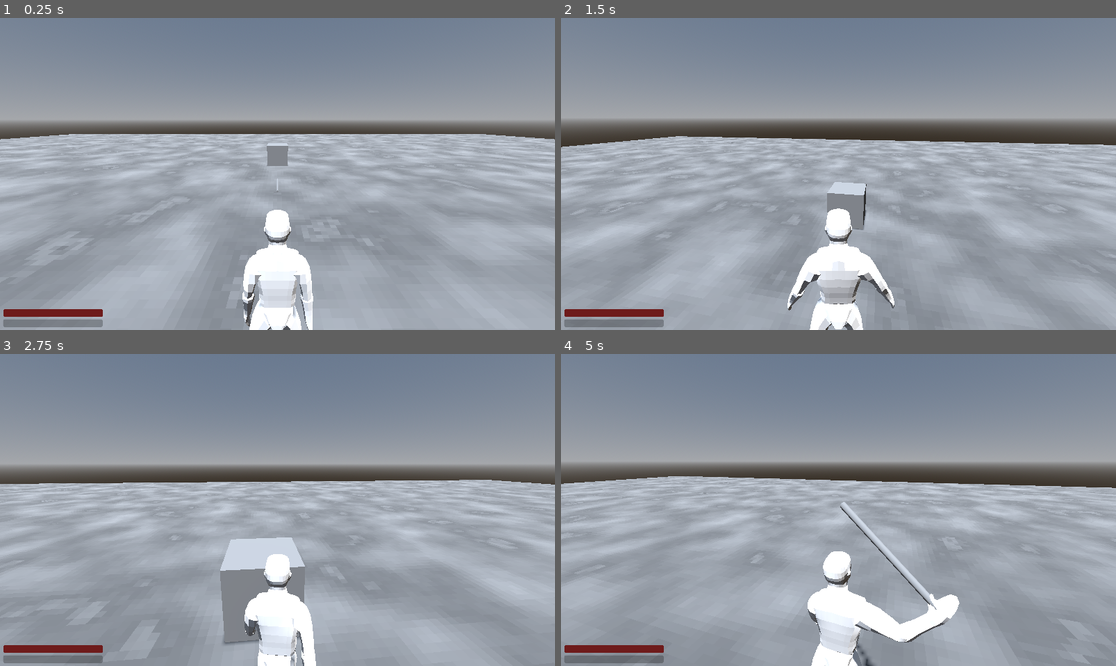
Above: before the commit, frames 1-4 (two rows, left to right).
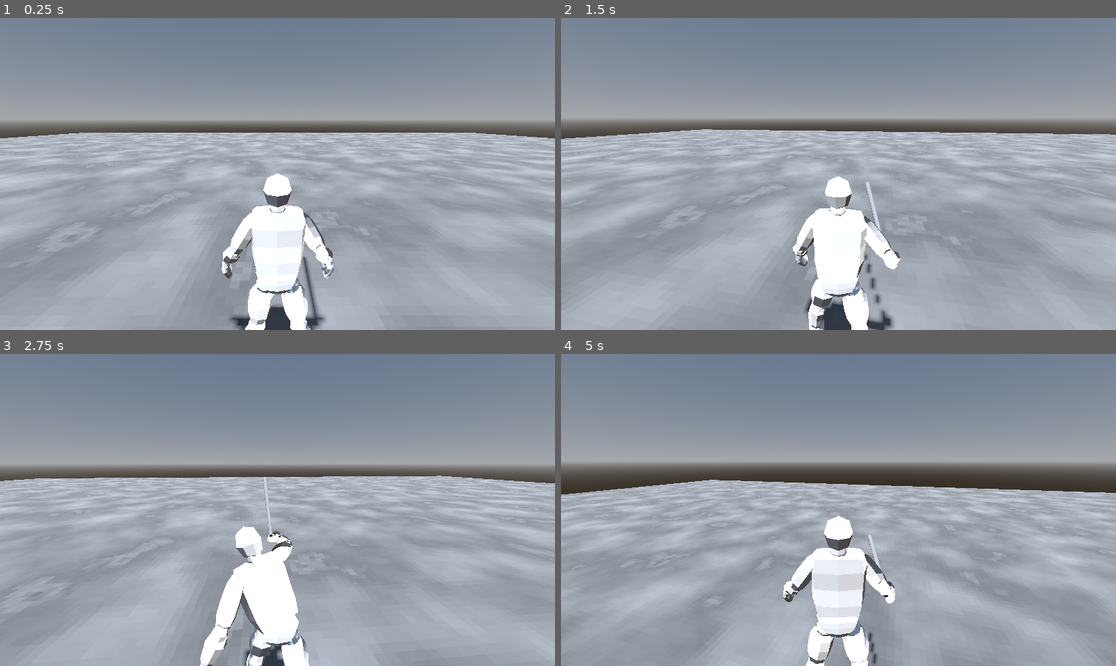
Above: after the commit, the same moments.

Repository: userext122021/godot_rpg_project
Game: Godot game, scene res://main.tscn
The game is run twice, just before and just after one commit, with the same random seed, the same clock (stepped at 60 frames per second) and the same inputs.
Inputs (mouse positions are in pixels of both pictures, inside the frame that each line leads up to):
- Up to frame 1 (0.25 s): no input
- Up to frame 2 (1.5 s): tap Enter at 0.5 s; move the mouse to (866, 174) at 0.52 s; press the mouse at (866, 174) at 0.53 s; hold W (move_forward) from 0.53 s (still down); tap Space (jump) at 0.77 s; move the mouse to (810, 174) at 1.27 s; release the mouse at (810, 174) at 1.28 s; click (810, 174) at 1.35 s
- Up to frame 3 (2.75 s): keep holding W (move_forward); tap Space (jump) at 1.52 s; move the mouse to (288, 503) at 2.02 s; hold Right mouse button (block) from 2.03 s (still down); click (288, 503) at 2.3 s
- Up to frame 4 (5 s): keep holding W (move_forward); move the mouse to (832, 516) at 2.77 s; release Right mouse button (block) at 2.78 s; tap E (interact) at 2.85 s; tap Space (jump) at 3.02, 3.77, 4.52 s; click (832, 516) at 3.05 s; move the mouse to (877, 513) at 3.52 s; press the mouse at (877, 513) at 3.53 s; tap 1 (item_1) at 3.6 s; move the mouse to (794, 506) at 4.27 s; release the mouse at (794, 506) at 4.28 s; tap Shift (run) at 4.35 s; click (794, 506) at 4.55 s

The runs differ from the first frame. In frame 1, 8.6% of the frame differs, in the area x 0-100%, y 36-100%; in frame 2, 17%, in the area x 0-100%, y 35-100%; in frame 3, 17%; in frame 4, 16%.

Commit message:
тестирую анимации test_animation2

Diff:
--- a/core/entities/base_entity.gd
+++ b/core/entities/base_entity.gd
@@ -13,7 +13,7 @@
 @export var hp:float=20
 @export var max_hp:float=20
 @export var regen_hp_per_second:float=1.0
-@export var current_weapon:BaseWeapon
+@export var default_weapon:BaseWeapon
 #@export var detection_radius:float=10.0
 @export var friction:float=100
 @export var knockingback_interval:float=0.2
@@ -21,6 +21,7 @@
 @export var weapon_marker:Node3D
 @export var mass:float=60
 
+var current_weapon:BaseWeapon
 var is_knockingback:bool=false
 var knockback_timer:float=0
 var is_attacking:bool=false
@@ -104,8 +105,9 @@
 func _ready() -> void:
 	#var shape:CylinderShape3D=$Area3D/CollisionShape3D.shape
 	#shape.radius=detection_radius
-	if current_weapon:
-		set_current_weapon(current_weapon)
+	if default_weapon:
+		#set_current_weapon(default_weapon)
+		current_weapon=default_weapon
 	print("DEBUG: entity init")
 
 func calculate_damage(damage:float,damage_type:String) -> float:
@@ -197,6 +199,9 @@
 		return
 	current_weapon=w
 	current_weapon.owner_body=self
+	if current_weapon.get_parent():
+		current_weapon.get_parent().remove_child(current_weapon)
+
 	if weapon_marker:
 		weapon_marker.add_child(current_weapon)
 	else:
--- a/main.tscn
+++ b/main.tscn
@@ -1,7 +1,7 @@
 [gd_scene load_steps=2 format=3 uid="uid://dvvaed3c54v03"]
 
-[ext_resource type="PackedScene" uid="uid://ddiovva0jgiuw" path="res://test/test_minimal_rpg/test_minimal_rpg.tscn" id="1_ig7tw"]
+[ext_resource type="PackedScene" uid="uid://cpu814du2qtm2" path="res://test/test_animation/test_animation2/test_animation_2.tscn" id="1_ig7tw"]
 
 [node name="Main" type="Node"]
 
-[node name="TestMinimalRpg" parent="." instance=ExtResource("1_ig7tw")]
+[node name="TestAnimation2" parent="." instance=ExtResource("1_ig7tw")]
--- /dev/null
+++ b/test/test_animation/test_animation2/test_animation_2.tscn
@@ -0,0 +1,8 @@
+[gd_scene load_steps=3 format=3 uid="uid://cpu814du2qtm2"]
+
+[ext_resource type="PackedScene" uid="uid://6hs4q7gqlkvo" path="res://test/base_test_scene/base_test_scene.tscn" id="1_mwlci"]
+[ext_resource type="PackedScene" uid="uid://bs064i8kkdhyh" path="res://test/test_animation/test_animation2/test_player.tscn" id="2_t406n"]
+
+[node name="TestAnimation2" instance=ExtResource("1_mwlci")]
+
+[node name="TestPlayer" parent="." index="3" instance=ExtResource("2_t406n")]
--- /dev/null
+++ b/test/test_animation/test_animation2/test_melee_weapon.tscn
@@ -0,0 +1,8 @@
+[gd_scene load_steps=2 format=3 uid="uid://befstc37pttav"]
+
+[ext_resource type="PackedScene" uid="uid://dsxs2cqbrc6me" path="res://test/base_test_scene/weapon/test_club.tscn" id="1_leyyc"]
+
+[node name="TestMeleeWeapon" instance=ExtResource("1_leyyc")]
+preparing_interval = 0.36
+attacking_interval = 0.14
+cooldown_interval = 0.3
--- /dev/null
+++ b/test/test_animation/test_animation2/test_player.tscn
@@ -0,0 +1,86 @@
+[gd_scene load_steps=4 format=3 uid="uid://bs064i8kkdhyh"]
+
+[ext_resource type="PackedScene" uid="uid://nfkq1v6rhxve" path="res://core/entities/base_player/base_player.tscn" id="1_y5g44"]
+[ext_resource type="PackedScene" uid="uid://drqdse65ed7e3" path="res://assets/models/animated_base_human_heroic/animated_low_poly_heroic_base_human.glb" id="2_j3q5i"]
+[ext_resource type="PackedScene" uid="uid://befstc37pttav" path="res://test/test_animation/test_animation2/test_melee_weapon.tscn" id="3_6wkv5"]
+
+[node name="TestPlayer" node_paths=PackedStringArray("default_weapon", "animation_player") instance=ExtResource("1_y5g44")]
+default_weapon = NodePath("animated_low_poly_heroic_base_human/Armature/Skeleton3D/hand_r/weapon_marker/TestMeleeWeapon")
+animation_player = NodePath("animated_low_poly_heroic_base_human/AnimationPlayer")
+
+[node name="MeshInstance3D" parent="." index="1"]
+visible = false
+
+[node name="animated_low_poly_heroic_base_human" parent="." index="6" instance=ExtResource("2_j3q5i")]
+transform = Transform3D(-1, 0, 8.742278e-08, 0, 1, 0, -8.742278e-08, 0, -1, 0, 0, 0)
+
+[node name="Skeleton3D" parent="animated_low_poly_heroic_base_human/Armature" index="0"]
+bones/0/position = Vector3(0, 0.79, 0)
+bones/1/rotation = Quaternion(0.08715574, 1.18755615e-07, 1.0389771e-08, 0.9961948)
+bones/3/rotation = Quaternion(3.7870106e-07, 8.7897e-08, -0.50484586, 0.86320955)
+bones/4/rotation = Quaternion(0.26263735, -0.008707306, -0.03197117, 0.96432555)
+bones/5/rotation = Quaternion(-0.046233904, -0.11709556, -0.22448196, 0.96631205)
+bones/7/rotation = Quaternion(0, 1.110223e-16, 0, 1)
+bones/8/rotation = Quaternion(1.418949e-07, -3.1048225e-07, 0.7071068, 0.7071068)
+bones/9/rotation = Quaternion(3.7870106e-07, -8.7897e-08, 0.50484586, 0.86320955)
+bones/10/rotation = Quaternion(0.26263735, 0.008707306, 0.03197117, 0.96432555)
+bones/11/rotation = Quaternion(-0.046233904, 0.11709556, 0.22448196, 0.96631205)
+bones/12/rotation = Quaternion(0.025827866, 0.1839508, 0.9799051, -0.07267065)
+bones/13/rotation = Quaternion(-0.15337853, 0.036442023, -0.016315615, 0.9873606)
+bones/14/rotation = Quaternion(0.61973864, -0.060972996, 0.06464026, 0.7797615)
+bones/15/rotation = Quaternion(-0.0027797043, -0.11922634, 0.9898672, 0.07707406)
+bones/16/rotation = Quaternion(-0.15337859, -0.036442023, 0.01631562, 0.9873606)
+bones/17/rotation = Quaternion(0.73081887, 0.25190422, -0.12352535, 0.62224555)
+
+[node name="hand_l" parent="animated_low_poly_heroic_base_human/Armature/Skeleton3D" index="0"]
+transform = Transform3D(-0.9978322, -0.06030219, 0.02635184, 0.06506281, -0.9640917, 0.25747585, 0.009879231, 0.25863224, 0.9659253, 0.46, 0.7753202, 0.13209292)
+
+[node name="arm_l" parent="animated_low_poly_heroic_base_human/Armature/Skeleton3D" index="1"]
+transform = Transform3D(-0.902134, 0.37186775, -0.21878894, -0.42490095, -0.8537851, 0.30084914, -0.07492266, 0.36436987, 0.9282355, 0.34999996, 1.0278733, 0.024310779)
+
+[node name="top_arm_l" parent="animated_low_poly_heroic_base_human/Armature/Skeleton3D" index="2"]
+transform = Transform3D(-0.87157553, 0.49026132, -7.4254575e-07, -0.482813, -0.85833436, -0.17364857, -0.08513381, -0.15134749, 0.98480767, 0.17, 1.3430116, 0.079878174)
+
+[node name="head" parent="animated_low_poly_heroic_base_human/Armature/Skeleton3D" index="3"]
+transform = Transform3D(1, -5.3290705e-15, 2.3841854e-07, 4.140094e-08, 0.9848077, -0.17364816, -2.3479642e-07, 0.17364816, 0.9848077, -3.0375703e-15, 1.4513403, 0.09897946)
+
+[node name="neck" parent="animated_low_poly_heroic_base_human/Armature/Skeleton3D" index="4"]
+transform = Transform3D(1, -5.3290705e-15, 2.3841854e-07, 4.140094e-08, 0.9848077, -0.17364816, -2.3479642e-07, 0.17364816, 0.9848077, -2.451373e-15, 1.3430116, 0.079878174)
+
+[node name="hand_r" parent="animated_low_poly_heroic_base_human/Armature/Skeleton3D" index="5"]
+transform = Transform3D(-0.9978322, 0.06030219, -0.02635184, -0.06506281, -0.9640917, 0.25747585, -0.009879231, 0.25863224, 0.9659253, -0.46, 0.7753202, 0.13209292)
+
+[node name="TestMeleeWeapon" parent="animated_low_poly_heroic_base_human/Armature/Skeleton3D/hand_r/weapon_marker" index="0" instance=ExtResource("3_6wkv5")]
+transform = Transform3D(-1, 1.8626453e-07, -8.742278e-08, 1.8626454e-07, 1, -5.960465e-08, 8.742276e-08, -5.960466e-08, -1, 0, 0, 0)
+
+[node name="arm_r" parent="animated_low_poly_heroic_base_human/Armature/Skeleton3D" index="6"]
+transform = Transform3D(-0.902134, -0.37186775, 0.21878894, 0.42490095, -0.8537851, 0.30084914, 0.07492266, 0.36436987, 0.9282355, -0.34999996, 1.0278733, 0.024310779)
+
+[node name="top_arm_r" parent="animated_low_poly_heroic_base_human/Armature/Skeleton3D" index="7"]
+transform = Transform3D(-0.87157553, -0.49026132, 7.425456e-07, 0.482813, -0.85833436, -0.17364857, 0.08513381, -0.15134749, 0.98480767, -0.17, 1.3430116, 0.079878174)
+
+[node name="spine" parent="animated_low_poly_heroic_base_human/Armature/Skeleton3D" index="8"]
+transform = Transform3D(1, -5.3290705e-15, 2.3841848e-07, 4.140093e-08, 0.9848077, -0.17364816, -2.3479636e-07, 0.17364816, 0.9848077, 0, 0.89, 0)
+
+[node name="foot_l" parent="animated_low_poly_heroic_base_human/Armature/Skeleton3D" index="9"]
+transform = Transform3D(-0.9758343, 0.19402984, -0.100476414, -0.1299206, -0.14552215, 0.98078716, 0.17568043, 0.9701404, 0.16721252, 0.21000007, 0.025288522, 0.18437889)
+
+[node name="leg_l" parent="animated_low_poly_heroic_base_human/Armature/Skeleton3D" index="10"]
+transform = Transform3D(-0.9931434, 0.11664258, -0.0075233504, -0.11688238, -0.99145997, 0.0578382, -0.00071275607, 0.05832252, 0.9982955, 0.17000002, 0.3652885, 0.16437843)
+
+[node name="top_leg_l" parent="animated_low_poly_heroic_base_human/Armature/Skeleton3D" index="11"]
+transform = Transform3D(-0.9881017, 0.15192279, 0.023882013, -0.13291828, -0.9217623, 0.3642617, 0.07735319, 0.35675475, 0.9309879, 0.1, 0.79, 0)
+
+[node name="foot_r" parent="animated_low_poly_heroic_base_human/Armature/Skeleton3D" index="12"]
+transform = Transform3D(-0.86552715, -0.500452, -0.020153813, 0.15845379, -0.3117739, 0.9368507, -0.47513208, 0.8076759, 0.34914815, -0.21000051, 0.057829827, -0.28758633)
+
+[node name="leg_r" parent="animated_low_poly_heroic_base_human/Armature/Skeleton3D" index="13"]
+transform = Transform3D(-0.99314326, -0.11664319, 0.00752363, 0.09533597, -0.8456086, -0.525221, 0.06762544, -0.5209033, 0.8509301, -0.17000026, 0.3478132, -0.108953685)
+
+[node name="top_leg_r" parent="animated_low_poly_heroic_base_human/Armature/Skeleton3D" index="14"]
+transform = Transform3D(-0.9881016, -0.1519233, -0.023881532, 0.15324864, -0.95968944, -0.23560742, 0.012875409, -0.23646492, 0.97155243, -0.1, 0.79, 0)
+
+[node name="pelvis" parent="animated_low_poly_heroic_base_human/Armature/Skeleton3D" index="15"]
+transform = Transform3D(1, 0, 0, 0, 1, 0, 0, 0, 1, 0, 0.79, 0)
+
+[editable path="animated_low_poly_heroic_base_human"]
Binary file added: assets/models/animated_base_human_heroic/animated_low_poly_heroic_base_human.glb
Not shown, added: assets/models/animated_base_human_heroic/animated_low_poly_heroic_base_human.glb.import
Not shown, changed: .DS_Store
Not shown, changed: assets/.DS_Store
Not shown, changed: assets/models/.DS_Store
